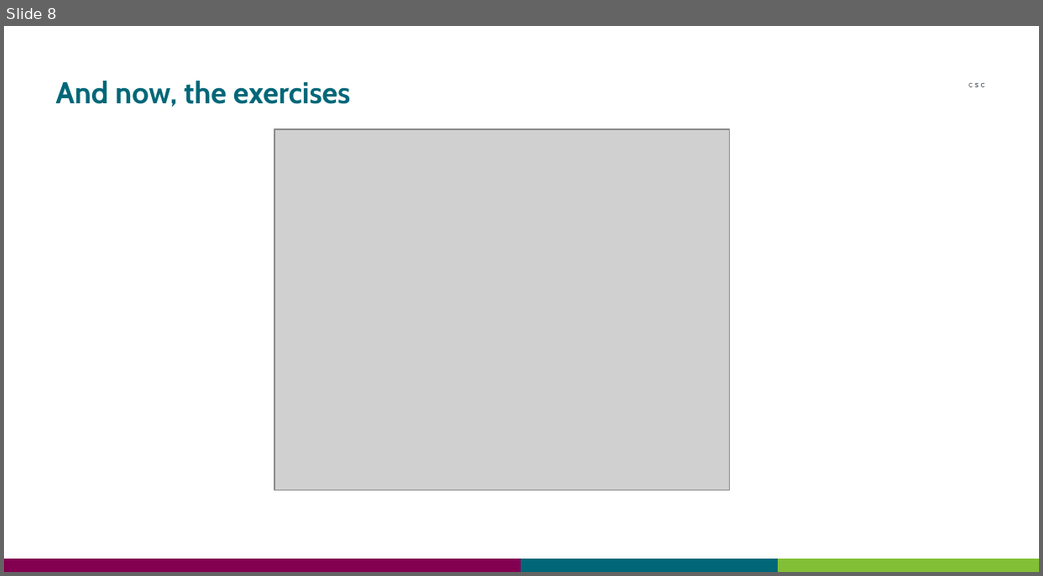
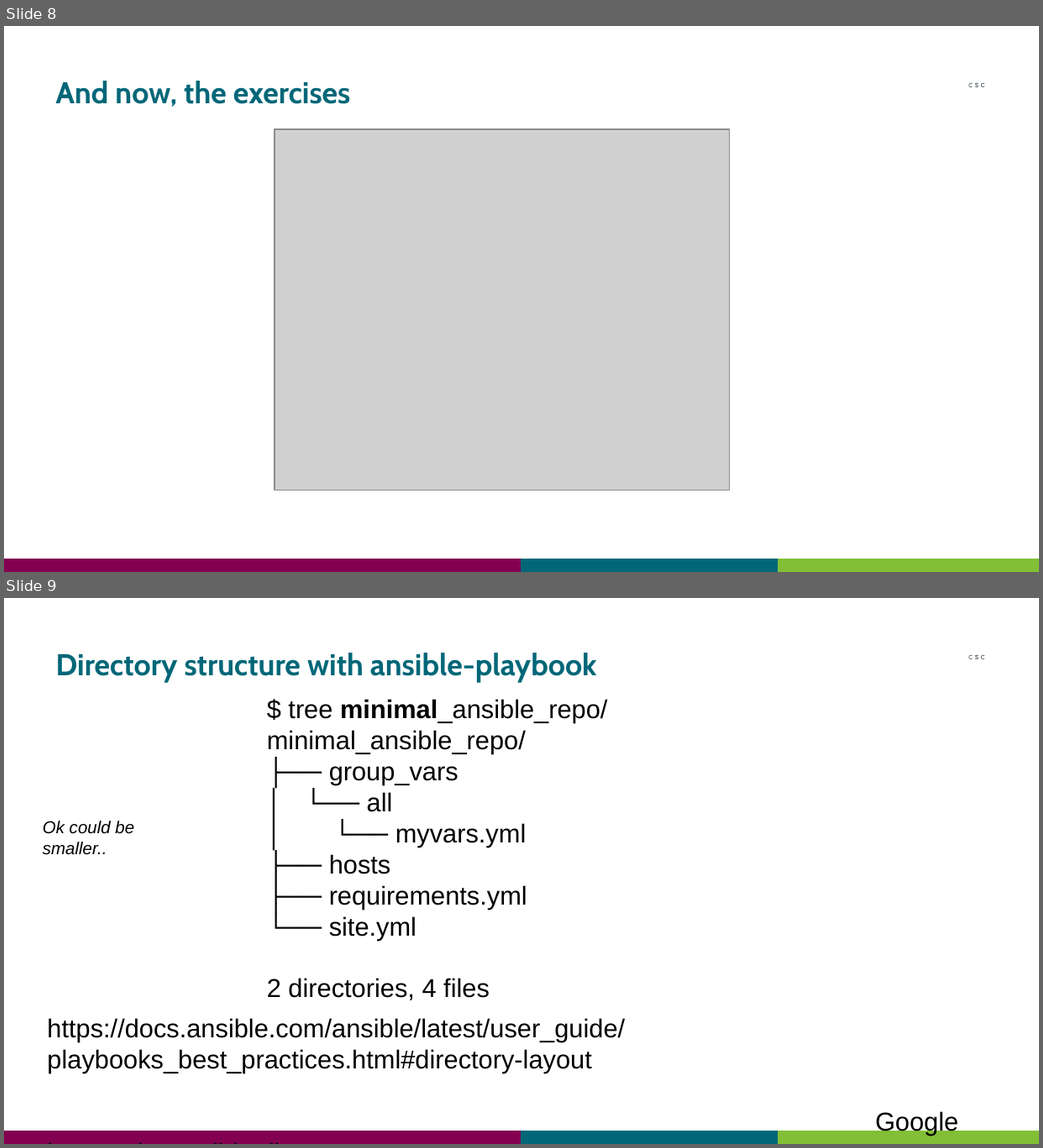
Before and after one commit to CSCfi/ansible-workshops, a slide deck: intro-workshop/Ansible_Intro_Workshop.odp. Shown one above the other, each under a label of ours: slide 8 before the commit, slides 8 and 9 after it. The pictures are 1043x576 and 1043x1148 pixels, drawn with LibreOffice and Linux fonts; fonts in the diff are those of the drawing; grey boxes stand for pictures. Boxes give left, top, right and bottom in pixels: in the first picture for what was removed or moved away, otherwise in the second. Text is boxed around its words. In the diff, an @@ line names an element or a change of style, - is before the commit and + after.

```diff
--- a/intro-workshop/Ansible_Intro_Workshop.odp
+++ b/intro-workshop/Ansible_Intro_Workshop.odp
@@ slide 9 added at (4, 598, 1039, 1144), background #FFFFFF; not listed: 4 template elements that a slide beside it also shows @@
@@ title added at (56, 653, 597, 682), 21 pt, text #006778, bold @@
+Directory structure with ansible-playbook
@@ text added at (267, 699, 607, 1000), 18 pt, text #000000 @@
+$ tree minimal_ansible_repo/
+minimal_ansible_repo/
+├── group_vars
+│ └── all
+│ └── myvars.yml
+├── hosts
+├── requirements.yml
+└── site.yml
+2 directories, 4 files
@@ text added at (43, 821, 134, 855), 12 pt, text #000000, italic @@
+Ok could be
+smaller..
@@ text added at (47, 1018, 958, 1135), 18 pt, text #000000 @@
+https://docs.ansible.com/ansible/latest/user_guide/playbooks_best_practices.html#directory-layout
+Google keywords: ansible directory structure
```
Also in this commit, not shown: 1 slide changed, 9 other slides added.
